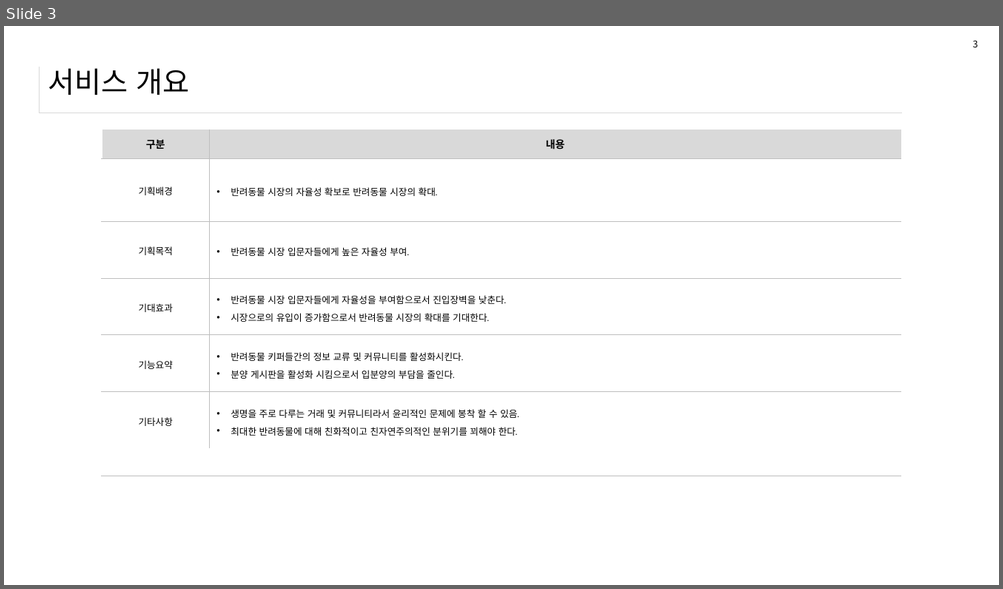
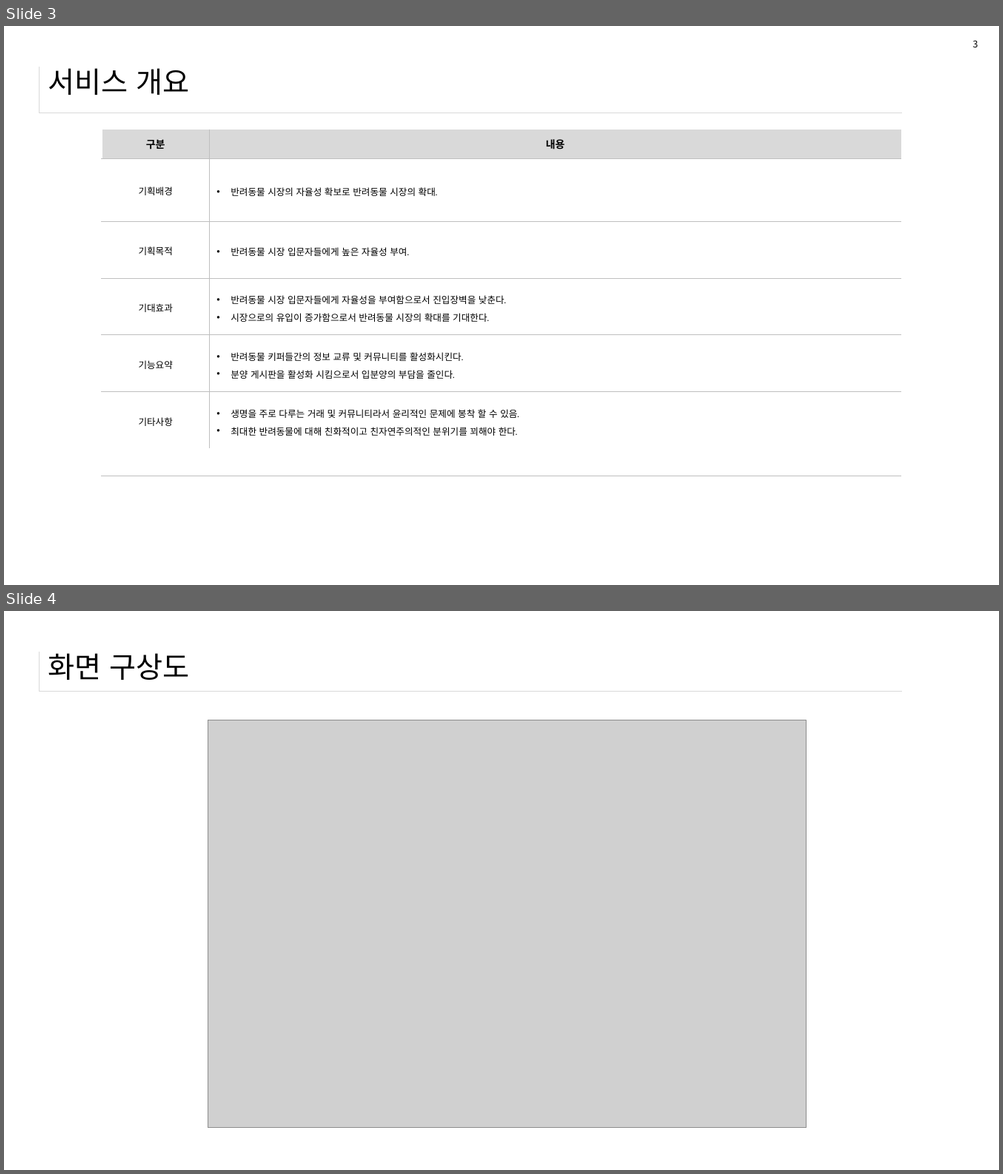
Before and after one commit to cs-study-js/Study_Sprint, a slide deck: zookeepers 화면설계서.pptx. Shown one above the other, each under a label of ours: slide 3 before the commit, slides 3 and 4 after it. The pictures are 1003x589 and 1003x1174 pixels, drawn with LibreOffice and Linux fonts; fonts in the diff are those of the drawing; grey boxes stand for pictures. Boxes give left, top, right and bottom in pixels: in the first picture for what was removed or moved away, otherwise in the second. Text is boxed around its words. In the diff, an @@ line names an element or a change of style, - is before the commit and + after.

Commit message:
docs : zookeepers 화면설계도.pptx 수정건

```diff
--- a/zookeepers 화면설계서.pptx
+++ b/zookeepers 화면설계서.pptx
@@ slide 4 added at (x1=4, y1=611, x2=999, y2=1170), background #FFFFFF; not listed: 1 template element that a slide beside it also shows @@
@@ title added at (x1=48, y1=653, x2=190, y2=680), 28 pt, text #000000 @@
+화면 구상도
@@ picture added at (x1=208, y1=721, x2=807, y2=1129) @@
```
